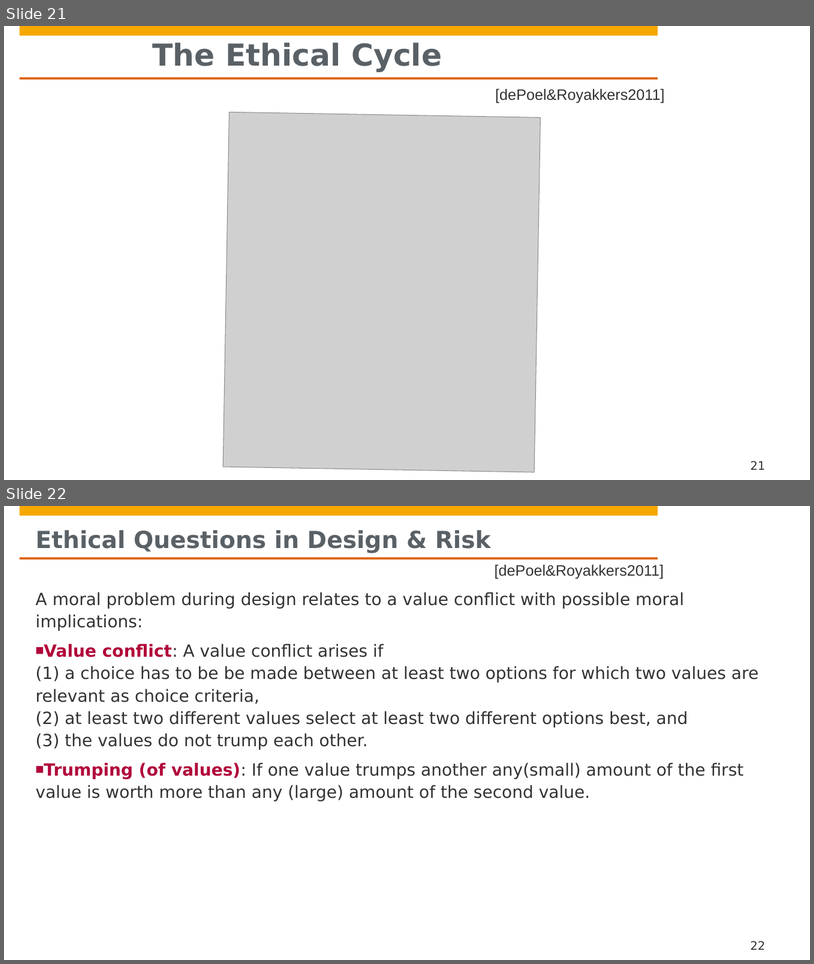
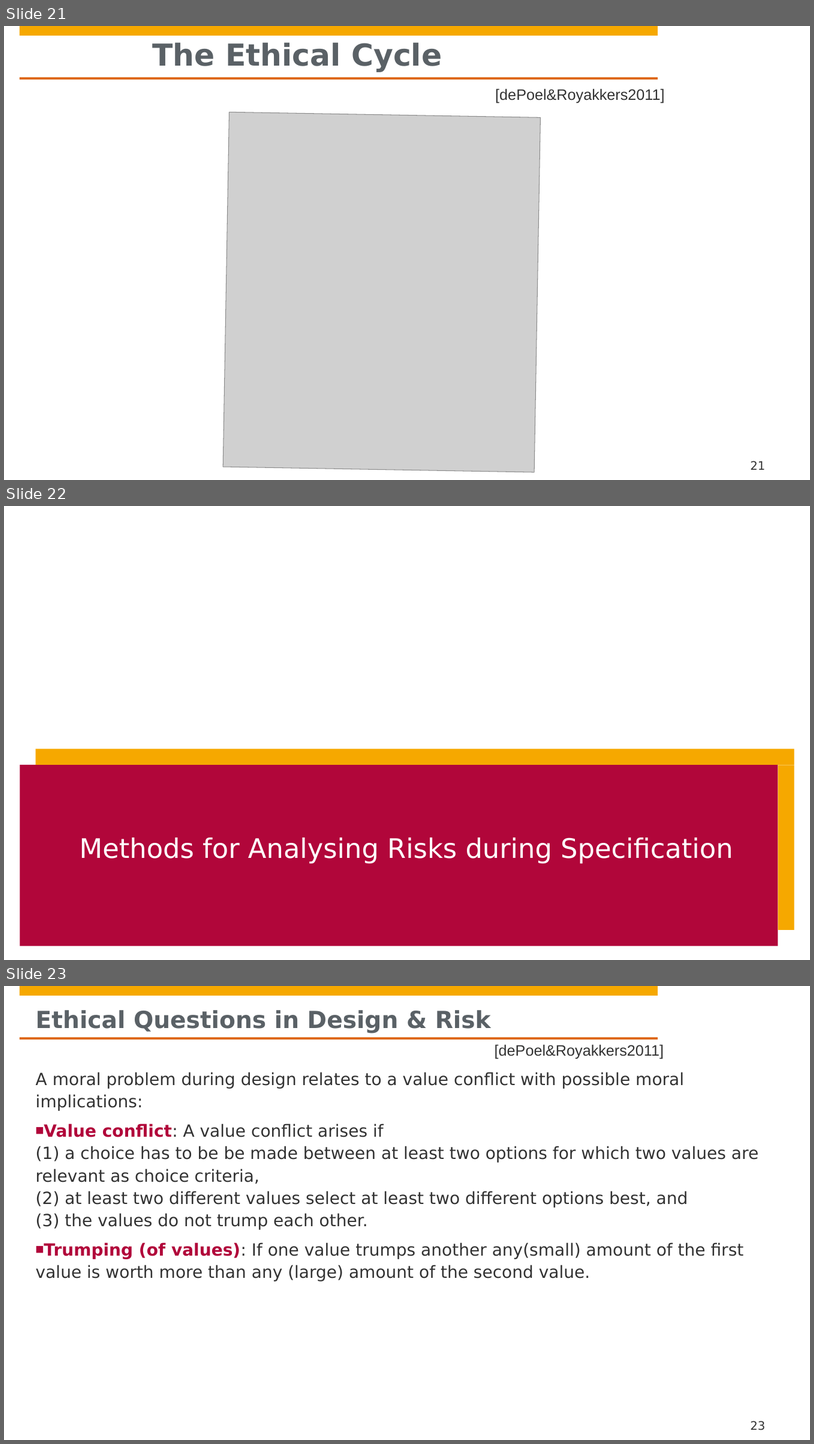
Before and after one commit to hpi-sam/Responsible-AI, a slide deck: 6. Normative Argumentation.pptx. Shown one above the other, each under a label of ours: slides 21 and 22 before the commit, slides 21, 22 and 23 after it. The pictures are 814x964 and 814x1444 pixels, drawn with LibreOffice and Linux fonts; fonts in the diff are those of the drawing; grey boxes stand for pictures; background and template pictures are left out. Boxes give left, top, right and bottom in pixels: in the first picture for what was removed or moved away, otherwise in the second. Text is boxed around its words. In the diff, an @@ line names an element or a change of style, - is before the commit and + after.

```diff
--- a/6. Normative Argumentation.pptx
+++ b/6. Normative Argumentation.pptx
@@ slide 22 added at (x1=4, y1=506, x2=810, y2=960), background #FFFFFF; not listed: 4 template elements that a slide beside it also shows @@
@@ rectangle added at (x1=14, y1=506, x2=659, y2=609), fill #FFFFFF @@
@@ rectangle added at (x1=35, y1=748, x2=795, y2=765), fill #F6A800 @@
@@ rectangle added at (x1=20, y1=765, x2=779, y2=946), fill #B1063A @@
@@ rectangle added at (x1=779, y1=765, x2=795, y2=930), fill #F6A800 @@
@@ title added at (x1=80, y1=837, x2=734, y2=864), 32 pt, text #FFFFFF @@
+Methods for Analysing Risks during Specification
@@ what was slide 22 is now slide 23 @@
@@ page number at (x1=750, y1=1420, x2=765, y2=1430): text changed @@
-22
+23
```
Also in this commit, not shown: 5 slides changed, 1 other slide added.
